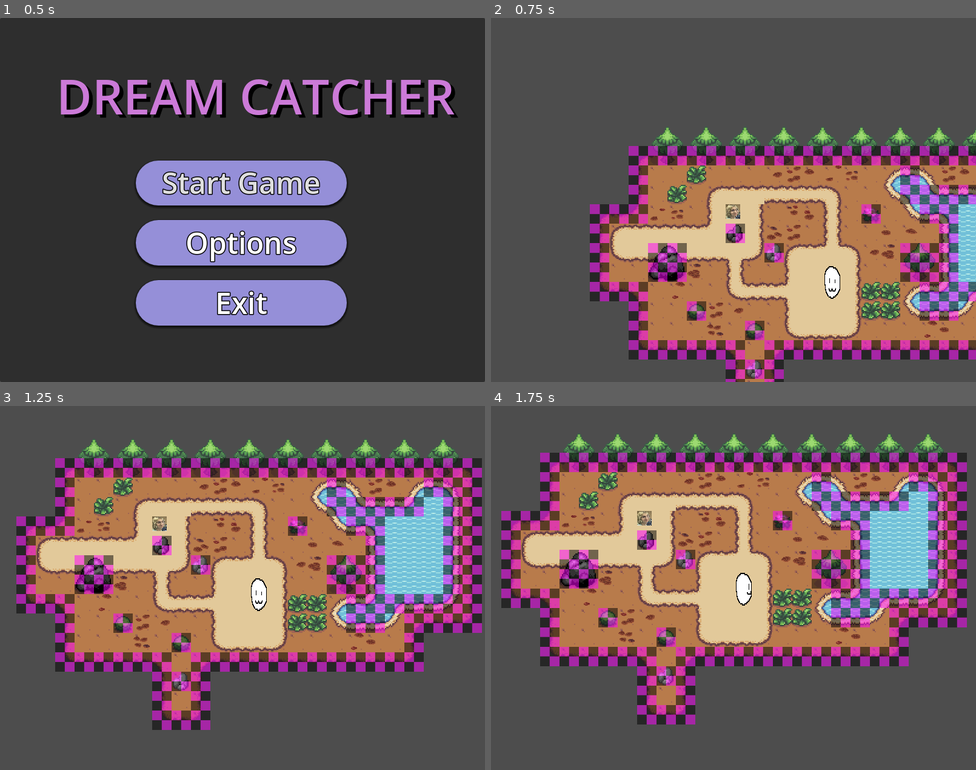
Above: before the commit, frames 1-4 (two rows, left to right).
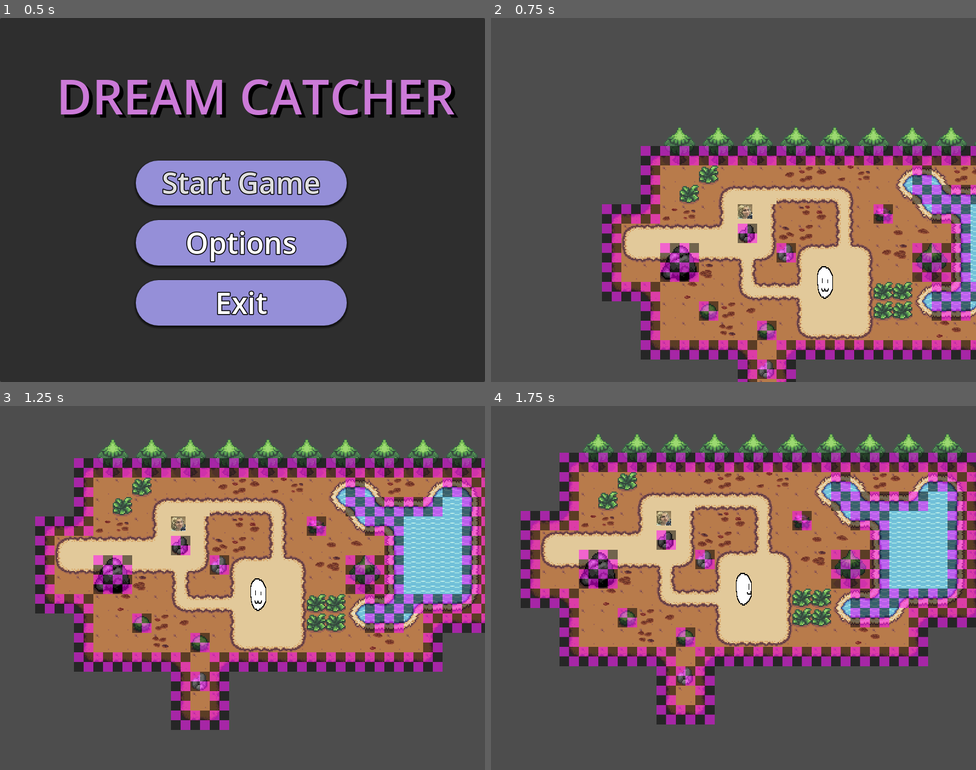
Above: after the commit, the same moments.

Repository: RubeculaBee/dream-catcher
Game: Godot game, scene res://Scenes/game.tscn
Two runs of this game, one before a commit and one after it. Both use one fixed random seed, a clock stepped at 60 frames per second and the inputs below.
Inputs (mouse positions are in pixels of both pictures, inside the frame that each line leads up to):
- Up to frame 1 (0.5 s): no input
- Up to frame 2 (0.75 s): click "Start Game" at 0.5 s
- Up to frame 3 (1.25 s): no input
- Up to frame 4 (1.75 s): move the mouse to (840, 569) at 1.27 s; hold Right (right) from 1.28 s (still down); click (840, 569) at 1.35 s

Frame 1 is identical in both runs. In frame 2, 28% of the frame differs, in the area x 20-100%, y 30-100%; in frame 3, 32%, in the area x 3-100%, y 9-89%; in frame 4, 31%.

Commit message:
fixed and supressed warnigns

Diff:
--- a/Scenes/Gameobjects/Enemies.tscn
+++ b/Scenes/Gameobjects/Enemies.tscn
@@ -1,6 +1,6 @@
-[gd_scene load_steps=2 format=3 uid="uid://b6cukpw23djf7"]
+[gd_scene format=3 uid="uid://bksduw2518ken"]
 
-[ext_resource type="Script" uid="uid://eynayu475s0h" path="res://Scripts/Enemies.gd" id="1_e3uxb"]
+[ext_resource type="Script" path="res://Scripts/Enemies.gd" id="1_e3uxb"]
 
-[node name="Enemies" type="Node2D"]
+[node name="Enemies" type="Node2D" unique_id=1495802283]
 script = ExtResource("1_e3uxb")
--- a/Scenes/Gameobjects/player_spawn.tscn
+++ b/Scenes/Gameobjects/player_spawn.tscn
@@ -1,13 +1,13 @@
-[gd_scene load_steps=3 format=3 uid="uid://slfd53otck1g"]
+[gd_scene format=3 uid="uid://do6cj3ku64cdb"]
 
-[ext_resource type="Texture2D" uid="uid://bkpeyk2wksvpf" path="res://Resources/Images/player_spawn.png" id="1_c24g2"]
-[ext_resource type="Script" uid="uid://d4juumb623dk0" path="res://Scripts/player_spawn.gd" id="1_ha5tm"]
+[ext_resource type="Texture2D" uid="uid://bkpeyk2wksvpf" path="res://Resources/Images/DebugObjects/player_spawn.png" id="1_c24g2"]
+[ext_resource type="Script" path="res://Scripts/player_spawn.gd" id="1_ha5tm"]
 
-[node name="Player Spawn" type="Node2D"]
+[node name="Player Spawn" type="Node2D" unique_id=2118836127]
 texture_filter = 1
 script = ExtResource("1_ha5tm")
 
-[node name="Sprite2D" type="Sprite2D" parent="."]
+[node name="Sprite2D" type="Sprite2D" parent="." unique_id=1470112147]
 modulate = Color(1, 1, 1, 0.23529412)
 position = Vector2(16, 16)
 texture = ExtResource("1_c24g2")
--- a/Scenes/Rooms/Autumn Forest Zone/center_field.tscn
+++ b/Scenes/Rooms/Autumn Forest Zone/center_field.tscn
@@ -25,9 +25,9 @@
 
 [node name="Screen Transitions" type="Node" parent="." unique_id=102562321]
 
-[node name="Enemies" parent="." unique_id=603702026 instance=ExtResource("3_oe3ab")]
+[node name="Player Spawn" parent="." unique_id=953416237 instance=ExtResource("2_kvv88")]
+position = Vector2(352, 352)
+
+[node name="Enemies" parent="." unique_id=1418216216 instance=ExtResource("3_oe3ab")]
 position = Vector2(224, 224)
 enemy_scene = ExtResource("4_244xt")
-
-[node name="Player Spawn" parent="." unique_id=135482496 instance=ExtResource("2_kvv88")]
-position = Vector2(384, 352)
--- a/Scripts/Enemy.gd
+++ b/Scripts/Enemy.gd
@@ -1,5 +1,7 @@
 extends Node2D
 class_name Enemy
+
+@warning_ignore_start("INTEGER_DIVISION")
 
 var TILE_SIZE: int = 32
 var MOVE_SPEED: float = 4
--- a/Scripts/player.gd
+++ b/Scripts/player.gd
@@ -1,5 +1,7 @@
 extends Node2D
 class_name Player
+
+@warning_ignore_start("INTEGER_DIVISION")
 
 # Variables
 var input_direction: Vector2i	# The direction the user is inputting
Not shown: 1 places in Scenes/Rooms/Menus/main_menu.tscn that only renumber resources
